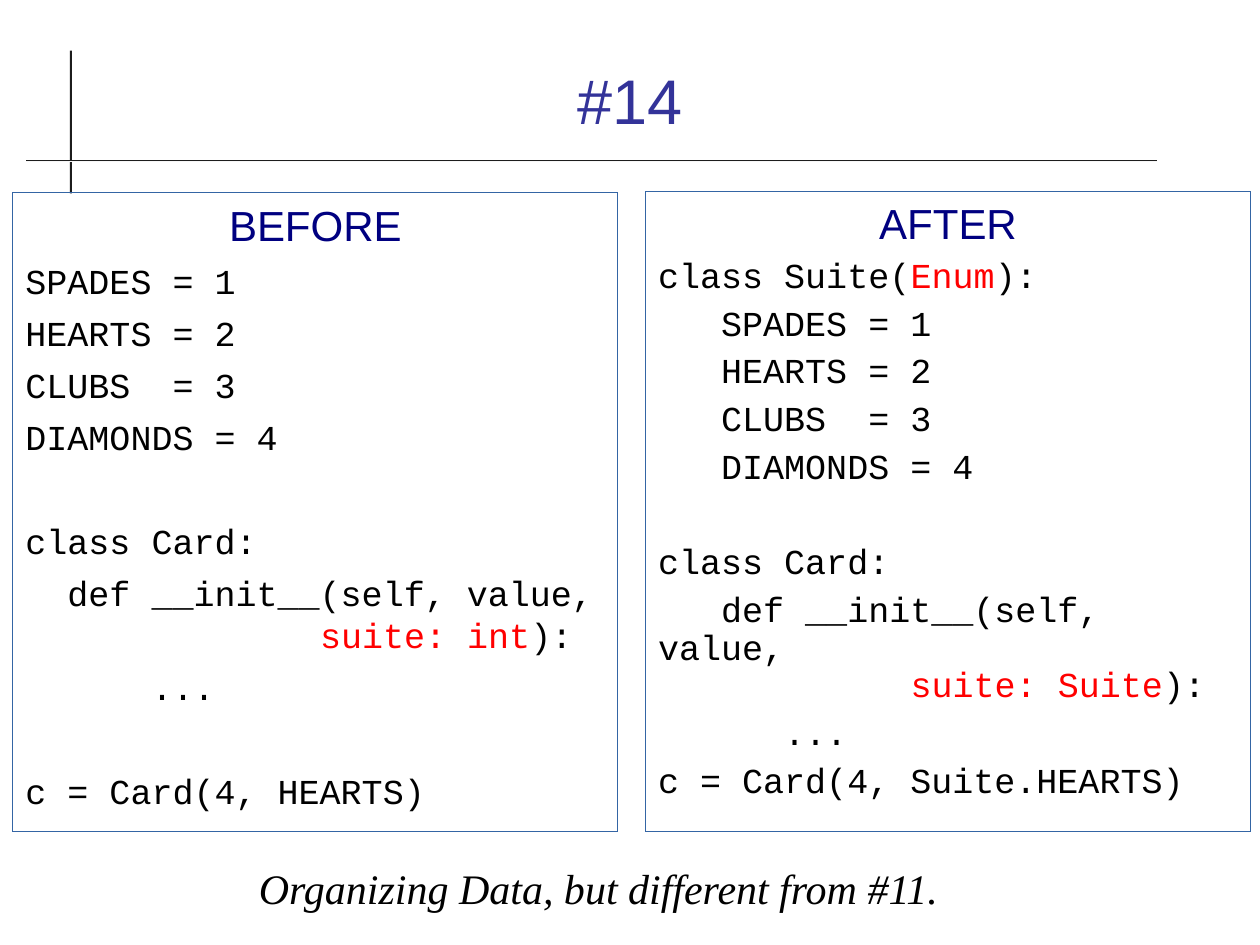
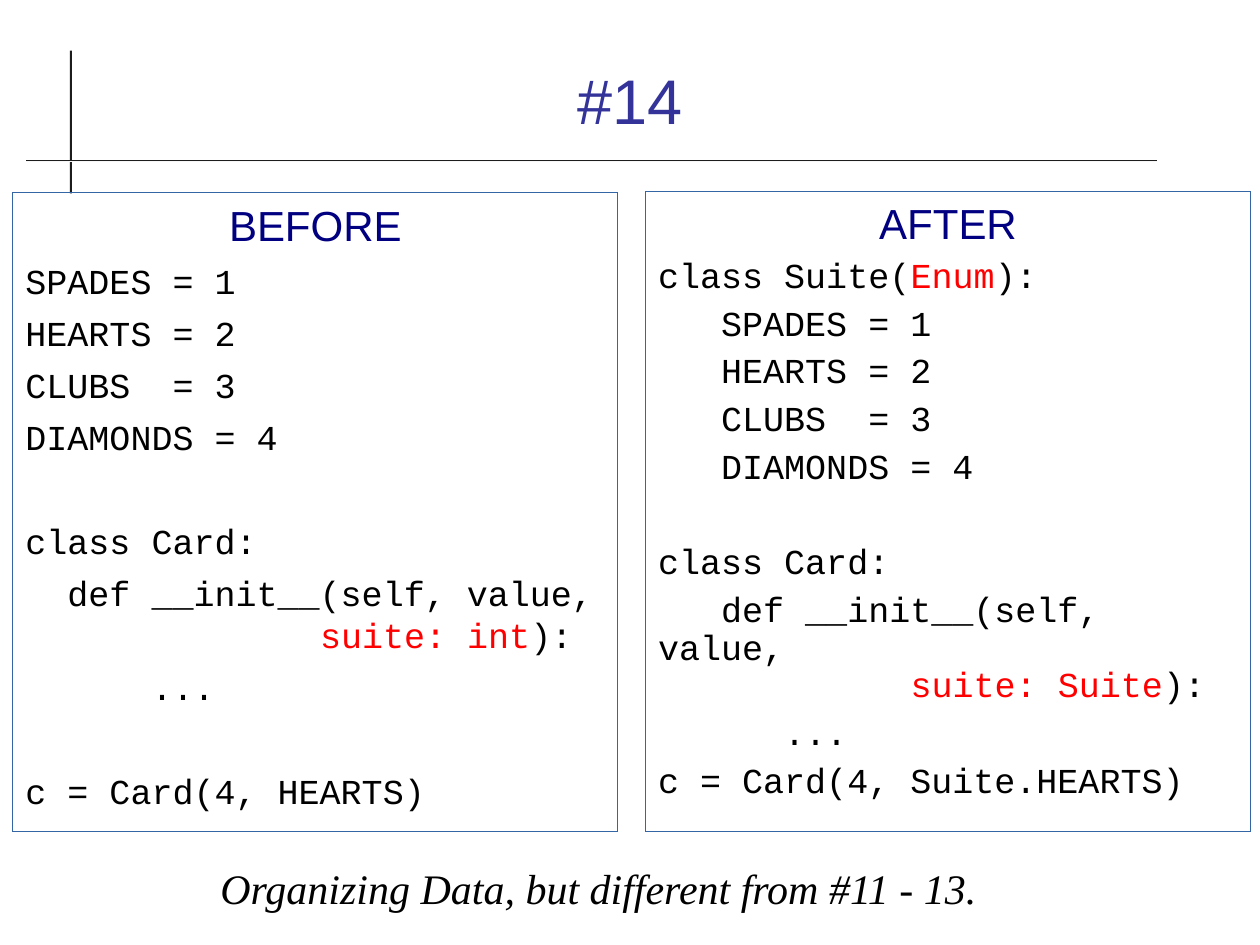
Before and after one commit to cpske/ISP, a slide deck: slide 16 of refactoring/Refactoring-Review.odp. Drawn at 1260x945 pixels with LibreOffice and Linux fonts; fonts in the diff are those of the drawing. Boxes give left, top, right and bottom in pixels: in the first picture for what was removed or moved away, otherwise in the second. Text is boxed around its words. In the diff, an @@ line names an element or a change of style, - is before the commit and + after.

```diff
--- a/refactoring/Refactoring-Review.odp
+++ b/refactoring/Refactoring-Review.odp
@@ text at bbox=[220, 874, 977, 913]: text changed @@
-Organizing Data, but different from #11.
+Organizing Data, but different from #11 - 13.
```
Also in this commit, not shown: 6 other slides changed, 2 other files.
